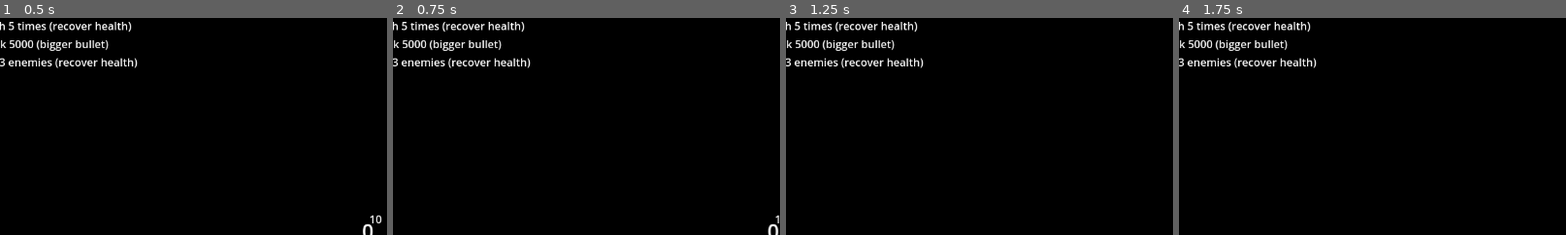
Above: before the commit, frames 1-4 (left to right).
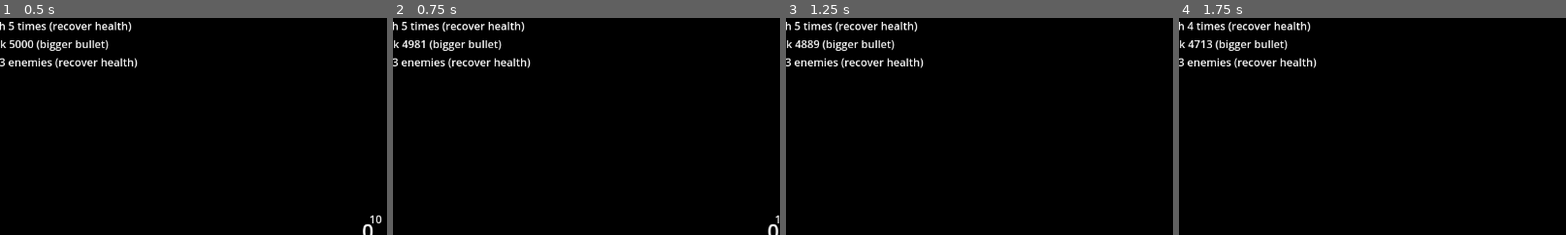
Above: after the commit, the same moments.

Repository: sentinelle28/game_jam_power
Game: Godot game, scene res://scene/gameplay_scene/gameplay_scene.tscn
The game is run twice, just before and just after one commit, with the same random seed, the same clock (stepped at 60 frames per second) and the same inputs. The project has no main scene, so this scene is started directly.
Inputs (mouse positions are % of the whole screen's width and height, from its top left):
- Up to frame 1 (0.5 s): no input
- Up to frame 2 (0.75 s): tap Enter at 0.5 s; move the mouse to (72, 45) at 0.52 s; hold Right (ui_right) from 0.53 s (still down); tap Shift (dash) at 0.6 s
- Up to frame 3 (1.25 s): keep holding Right (ui_right)
- Up to frame 4 (1.75 s): move the mouse to (30, 55) at 1.27 s; release Right (ui_right) at 1.28 s; hold Down (ui_down) from 1.28 s (still down); tap Shift (dash) at 1.35 s
The pictures show only the part of the screen within x 3-52%, y 0-50%; the shares and areas given below are measured in that part.

Frame 1 is identical in both runs. In frame 2, 0.1% of the frame differs, in the area x 2-9%, y 10-14%; in frame 3, 0.1%; in frame 4, 0.2%, in the area x 2-9%, y 1-14%.

Commit message:
added feature: task update

Diff:
--- a/autoload/task/event_listener/event_listener.gd
+++ b/autoload/task/event_listener/event_listener.gd
@@ -4,5 +4,3 @@
 signal player_dash
 signal player_walk(distance:float)
 signal player_miss
-
-signal task_update
--- /dev/null
+++ b/autoload/task/overlay/task_overlay.gd
@@ -0,0 +1,22 @@
+extends CanvasLayer
+
+
+# Called when the node enters the scene tree for the first time.
+func _ready() -> void:
+	Taskmanager.connect("gen_new_task",_update_task_display)
+
+func _update_task_display()->void:
+	for i:int in range(3):
+		var label:Label = $task_stocker.get_child(i)
+		var current_task:TaskStrategyPattern = Taskmanager.current_task[i]
+		label.text = current_task.name
+		label.text += " ("
+		label.text += current_task.name_of_the_reward
+		label.text += ")"
+
+func _update_specific_task_display(name_of_the_task:String,new_display):
+	for i:int in range(3):
+		if Taskmanager.current_task[i].name == name_of_the_task:
+			var label:Label = $task_stocker.get_child(i)
+			label.text = new_display
+			break
--- /dev/null
+++ b/autoload/task/overlay/task_overlay.tscn
@@ -0,0 +1,19 @@
+[gd_scene load_steps=2 format=3 uid="uid://dh7b63b3h70m"]
+
+[ext_resource type="Script" path="res://autoload/task/overlay/task_overlay.gd" id="1_ocuf8"]
+
+[node name="task_overlay" type="CanvasLayer"]
+script = ExtResource("1_ocuf8")
+
+[node name="task_stocker" type="VBoxContainer" parent="."]
+offset_right = 192.0
+offset_bottom = 112.0
+
+[node name="task_1" type="Label" parent="task_stocker"]
+layout_mode = 2
+
+[node name="task_2" type="Label" parent="task_stocker"]
+layout_mode = 2
+
+[node name="task_3" type="Label" parent="task_stocker"]
+layout_mode = 2
--- a/c_actor/upgrade_card/upgrade_card.tscn
+++ b/c_actor/upgrade_card/upgrade_card.tscn
@@ -29,6 +29,24 @@
 theme = SubResource("Theme_4a444")
 script = ExtResource("1_w2hc0")
 
+[node name="positive" type="Label" parent="."]
+layout_mode = 1
+anchors_preset = 8
+anchor_left = 0.5
+anchor_top = 0.5
+anchor_right = 0.5
+anchor_bottom = 0.5
+offset_left = -56.0
+offset_top = -56.0
+offset_right = 56.0
+offset_bottom = 56.0
+grow_horizontal = 2
+grow_vertical = 2
+text = "dddddddd"
+label_settings = SubResource("LabelSettings_pcg0t")
+horizontal_alignment = 1
+vertical_alignment = 1
+
 [node name="Button" type="Button" parent="."]
 modulate = Color(1, 1, 1, 0)
 layout_mode = 1
@@ -38,20 +56,4 @@
 grow_horizontal = 2
 grow_vertical = 2
 
-[node name="positive" type="Label" parent="."]
-layout_mode = 1
-anchors_preset = 8
-anchor_left = 0.5
-anchor_top = 0.5
-anchor_right = 0.5
-anchor_bottom = 0.5
-offset_left = -56.0
-offset_top = -11.5
-offset_right = 56.0
-offset_bottom = 11.5
-grow_horizontal = 2
-grow_vertical = 2
-text = "dddddddd"
-label_settings = SubResource("LabelSettings_pcg0t")
-
 [connection signal="pressed" from="Button" to="." method="_on_button_pressed"]
--- a/component/task/simple_task/dash.gd
+++ b/component/task/simple_task/dash.gd
@@ -12,3 +12,7 @@
 	number_to_dash -= 1
 	if number_to_dash <= 0:
 		_on_task_complete()
+	var new_text:String = "dash " + str(number_to_dash)
+	new_text += " times "
+	new_text += "(" + name_of_the_reward + ")"
+	_update_task_meter(new_text)
--- a/component/task/simple_task/killtask.gd
+++ b/component/task/simple_task/killtask.gd
@@ -11,3 +11,7 @@
 	number_to_kill -= 1
 	if number_to_kill <= 0:
 		_on_task_complete()
+	var new_text:String = "Kill " + str(number_to_kill)
+	new_text += " enemies "
+	new_text += "(" + name_of_the_reward + ")"
+	_update_task_meter(new_text)
--- a/component/task/simple_task/walk_task.gd
+++ b/component/task/simple_task/walk_task.gd
@@ -11,4 +11,7 @@
 	distance_to_walk -= distance
 	if distance_to_walk <= 0:
 		_on_task_complete()
-	EventListener.emit_signal("task_update")
+	var new_text:String = "Walk " + str(int(distance_to_walk))
+	new_text += " "
+	new_text += "(" + name_of_the_reward + ")"
+	_update_task_meter(new_text)
--- a/component/task/taskStrategyPattern.gd
+++ b/component/task/taskStrategyPattern.gd
@@ -22,8 +22,10 @@
 
 func _update_task()->void:
 	_personnal_update_task()
-	EventListener.emit_signal("task_update")
 
 func _on_task_complete()->void:
 	reward._apply_change(StockerRef.player)
 	Taskmanager._gen_new_task()
+
+func _update_task_meter(new_message:String)->void:
+	TaskOverlay._update_specific_task_display(name,new_message)
--- a/project.godot
+++ b/project.godot
@@ -25,6 +25,7 @@
 EnvironnementVar="*res://autoload/stats/environnement_stats/environnement_var.gd"
 EventListener="*res://autoload/task/event_listener/event_listener.gd"
 Taskmanager="*res://autoload/task/task/taskmanager.gd"
+TaskOverlay="*res://autoload/task/overlay/task_overlay.tscn"
 
 [input]
 
--- a/scene/gameplay_scene/gameplay_scene.gd
+++ b/scene/gameplay_scene/gameplay_scene.gd
@@ -5,24 +5,13 @@
 func _ready() -> void:
 	StockerRef._set_bullet_stocker($bullet_stocker)
 	StockerRef._set_player($player)
-	Taskmanager.connect("gen_new_task",_update_task_display)
 	Taskmanager._gen_new_task()
-	EventListener.connect("task_update",_update_task_display)
 
 func _on_area_2d_area_entered(area: Area2D) -> void:
 	if area is Bullet:
 		area.call_deferred("queue_free")
 		EventListener.emit_signal("player_miss")
 
-func _update_task_display()->void:
-	for i:int in range(3):
-		var label:Label = $task_stocker.get_child(i)
-		var current_task:TaskStrategyPattern = Taskmanager.current_task[i]
-		label.text = current_task.name
-		label.text += " ("
-		label.text += current_task.name_of_the_reward
-		label.text += ")"
-
 """
 func _process(_delta: float) -> void:
 	$Label.set_text("FPS %d" % Engine.get_frames_per_second())"""
--- a/scene/gameplay_scene/gameplay_scene.tscn
+++ b/scene/gameplay_scene/gameplay_scene.tscn
@@ -62,18 +62,5 @@
 one_shot = true
 autostart = true
 
-[node name="task_stocker" type="VBoxContainer" parent="."]
-offset_right = 192.0
-offset_bottom = 77.0
-
-[node name="taks_1" type="Label" parent="task_stocker"]
-layout_mode = 2
-
-[node name="task_2" type="Label" parent="task_stocker"]
-layout_mode = 2
-
-[node name="task_3" type="Label" parent="task_stocker"]
-layout_mode = 2
-
 [connection signal="area_entered" from="bullet_boundary" to="." method="_on_area_2d_area_entered"]
 [connection signal="timeout" from="enemy_spawner/Timer" to="enemy_spawner" method="_on_timer_timeout"]
